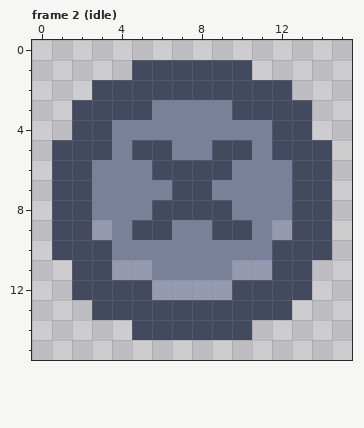
Edited in one commit: pixel-art file (projects/controller/assets/btn_x.ase). The picture above is the old version.
16x16 pixels, 2 frames. Shown: frame 2 (idle).
The result:
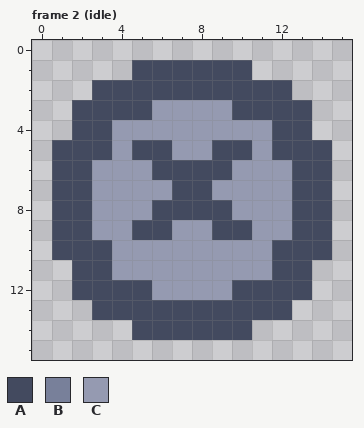
Palette (. is transparent): A #434a5f  B #78809a  C #959ab1
From old to new:
--- frame 2 (idle)
@@ x 0..15 @@
  2 ...AAAAAAAAAA...
- 3 ..AAAABBBBAAAA..
- 4 ..AABBBBBBBBAA..
- 5 .AAABAABBAABAAA.
- 6 .AABBBAAAABBBAA.
- 7 .AABBBBAABBBBAA.
- 8 .AABBBAAAABBBAA.
- 9 .AACBAABBAABCAA.
-10 .AAABBBBBBBBAAA.
-11 ..AACCBBBBCCAA..
+ 3 ..AAAACCCCAAAA..
+ 4 ..AACCCCCCCCAA..
+ 5 .AAACAACCAACAAA.
+ 6 .AACCCAAAACCCAA.
+ 7 .AACCCCAACCCCAA.
+ 8 .AACCCAAAACCCAA.
+ 9 .AACCAACCAACCAA.
+10 .AAACCCCCCCCAAA.
+11 ..AACCCCCCCCAA..
 12 ..AAAACCCCAAAA..
Boxes around the changes in both pictures, in picture pixels (x1, y1, x2, y2):
changed: (92, 100, 292, 280)
